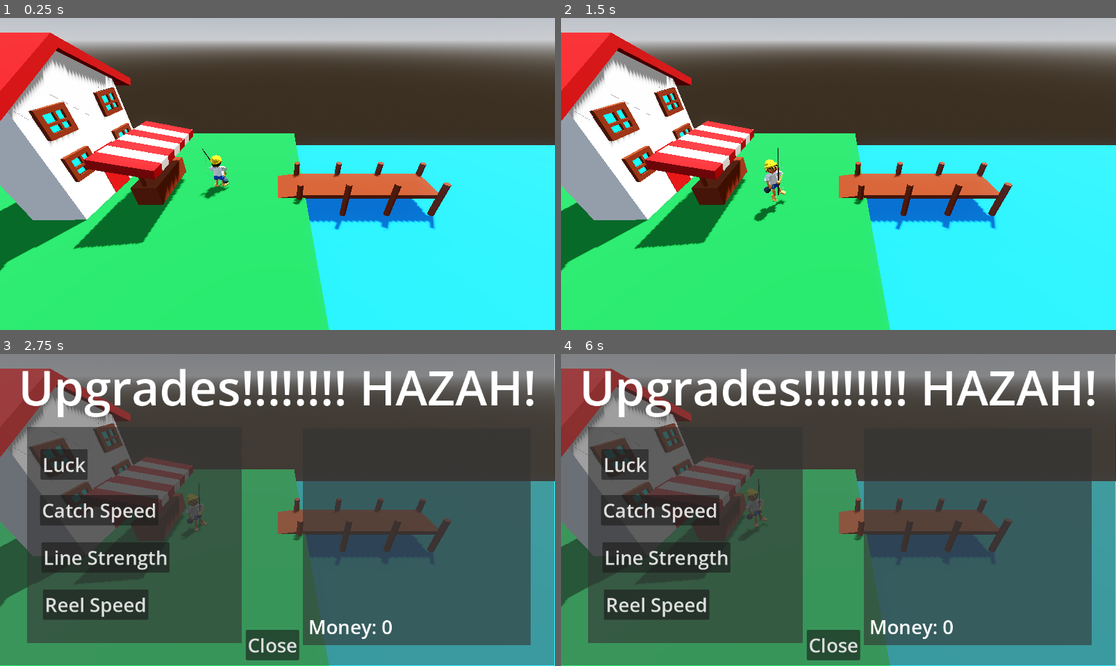
Above: before the commit, frames 1-4 (two rows, left to right).
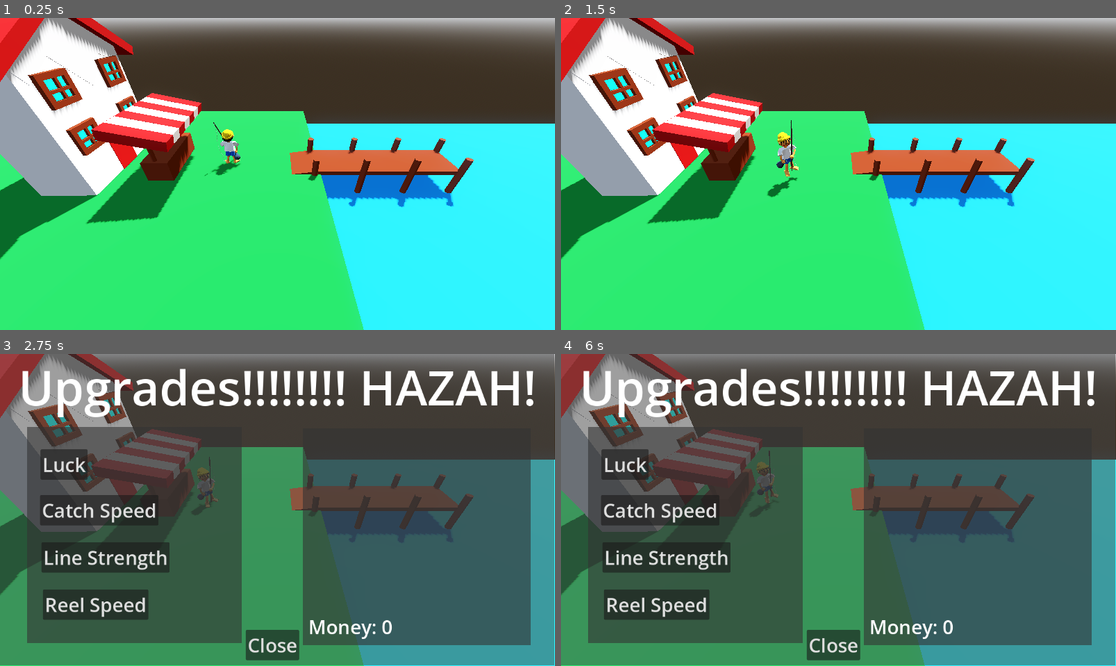
Above: after the commit, the same moments.

Repository: SearedBacon/Fishing-Boi
Game: Godot game, scene res://scenes/level_1.tscn
The game is run twice, just before and just after one commit, with the same random seed, the same clock (stepped at 60 frames per second) and the same inputs.
Inputs (mouse positions are in pixels of both pictures, inside the frame that each line leads up to):
- Up to frame 1 (0.25 s): no input
- Up to frame 2 (1.5 s): tap Enter (ui_accept) at 0.5, 0.77 s; move the mouse to (960, 158) at 0.52 s; hold D (move_right) 0.53-1.28 s; click (960, 158) at 0.6 s; move the mouse to (727, 189) at 1.27 s; hold S (move_down) from 1.28 s (still down); click (727, 189) at 1.35 s
- Up to frame 3 (2.75 s): tap Enter (ui_accept) at 1.52 s; move the mouse to (333, 441) at 2.02 s; release S (move_down) at 2.03 s; hold D (move_right) from 2.03 s (still down); click (333, 441) at 2.1 s
- Up to frame 4 (6 s): release D (move_right) at 2.75 s; click "Line Strength" at 2.75 s; click "Reel Speed" at 3.5 s; click "Luck" at 4.25 s; click "Catch Speed" at 5 s; tap Enter (ui_accept) at 5.75 s; move the mouse to (810, 572) at 5.77 s; hold W (move_up) from 5.78 s (still down); click (810, 572) at 5.85 s

The runs differ from the first frame. In frame 1, 40% of the frame differs, in the area x 0-100%, y 0-100%; in frame 2, 40%; in frame 3, 28%; in frame 4, 27%.

Commit message:
Started importing more fish assets

Diff:
--- a/scenes/level_1.tscn
+++ b/scenes/level_1.tscn
@@ -6,6 +6,8 @@
 [ext_resource type="PackedScene" uid="uid://ctby71rciwhxm" path="res://scenes/player.tscn" id="4_5xbjy"]
 [ext_resource type="PackedScene" uid="uid://cfgycxe2741yx" path="res://assets/Fish.glb" id="5_4nkto"]
 [ext_resource type="PackedScene" uid="uid://c7sgj8y5ayycd" path="res://scenes/fih_screen.tscn" id="6_fcfvj"]
+[ext_resource type="PackedScene" uid="uid://bdxviygcguj5w" path="res://assets/Goldfish.glb" id="7_pa8r4"]
+[ext_resource type="PackedScene" uid="uid://ctlpalku8mytw" path="res://assets/Kingfish.glb" id="8_15mv3"]
 
 [sub_resource type="ProceduralSkyMaterial" id="ProceduralSkyMaterial_014kd"]
 sky_horizon_color = Color(0.66224277, 0.6717428, 0.6867428, 1)
@@ -98,8 +100,8 @@
 size = Vector3(87.96817, 10, 75)
 material = SubResource("StandardMaterial3D_hn12h")
 
-[node name="Camera3D" type="Camera3D" parent="." unique_id=1110458347]
-transform = Transform3D(1, 0, 0, 0, 0.8348478, 0.55048066, 0, -0.55048066, 0.8348478, -25.36449, 38.972504, 44.498493)
+[node name="Camera3D" type="Camera3D" parent="." unique_id=1715266465]
+transform = Transform3D(1, 0, 0, 0, 0.79231095, 0.6101175, 0, -0.6101175, 0.79231095, -28.841993, 35.99962, 44.255333)
 
 [node name="Player" parent="." unique_id=1871690669 instance=ExtResource("4_5xbjy")]
 transform = Transform3D(1, 0, 0, 0, 1, 0, 0, 0, 1, -41.141182, 5.727051, 0)
@@ -262,6 +264,7 @@
 visible = false
 
 [node name="FishingArea" type="Area3D" parent="." unique_id=694540100]
+visible = false
 
 [node name="CollisionShape3D" type="CollisionShape3D" parent="FishingArea" unique_id=865481450]
 transform = Transform3D(1, 0, 0, 0, 1, 0, 0, 0, 1, -4.0736217, 10.688971, 0)
@@ -273,6 +276,14 @@
 [node name="ClownFih" parent="." unique_id=1204774423 instance=ExtResource("5_4nkto")]
 transform = Transform3D(1, 0, 0, 0, 1, 0, 0, 0, 1, -24.408136, 30.951256, 30.676247)
 top_level = true
+visible = false
+
+[node name="Goldfish" parent="." unique_id=930338224 instance=ExtResource("7_pa8r4")]
+transform = Transform3D(0.08, 0, 0, 0, 0.08, 0, 0, 0, 0.08, -24.325237, 31.124718, 29.585005)
+visible = false
+
+[node name="Kingfish" parent="." unique_id=36459959 instance=ExtResource("8_15mv3")]
+transform = Transform3D(0.12, 0, 0, 0, 0.12, 0, 0, 0, 0.12, -24.12415, 30.8927, 30.132578)
 visible = false
 
 [connection signal="area_entered" from="Area3D" to="." method="_on_area_3d_area_entered"]
--- a/scripts/level_1.gd
+++ b/scripts/level_1.gd
@@ -2,6 +2,8 @@
 
 @onready var shop: CanvasLayer = $Shop
 @onready var clown_fih: Node3D = $ClownFih
+@onready var kingfish: Node3D = $Kingfish
+@onready var goldfish: Node3D = $Goldfish
 
 func _process(delta: float) -> void:
 	if Globals.fish_caught==1:
@@ -9,6 +11,8 @@
 	else:
 		clown_fih.visible=false
 	clown_fih.rotate_y(.025)
+	kingfish.rotate_y(.025)
+	goldfish.rotate_y(.025)
 
 func _on_area_3d_body_entered(body: Node3D) -> void:
 	if body is Player:
Not shown, added: assets/Angler Fish.glb.import
Binary file added: assets/Fish (1).glb
Not shown, added: assets/Fish (1).glb.import
Binary file added: assets/Fish (1)_Tex_Salmon.png
Not shown, added: assets/Fish (1)_Tex_Salmon.png.import
Binary file added: assets/Goldfish.glb
Not shown, added: assets/Goldfish.glb.import
Binary file added: assets/Goldfish_Tex_Goldfish.png
Not shown, added: assets/Goldfish_Tex_Goldfish.png.import
Binary file added: assets/Kingfish.glb
Not shown, added: assets/Kingfish.glb.import
Binary file added: assets/Kingfish_Tex_Kingfish.png
(and 8 more such lines)
